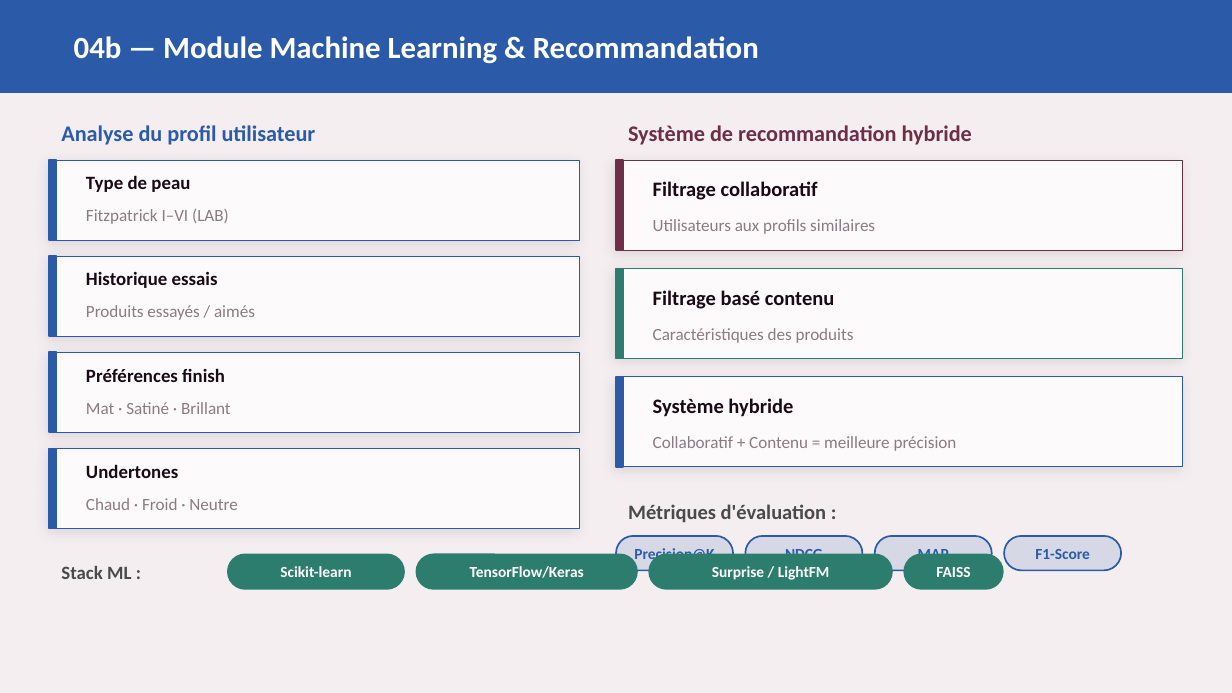
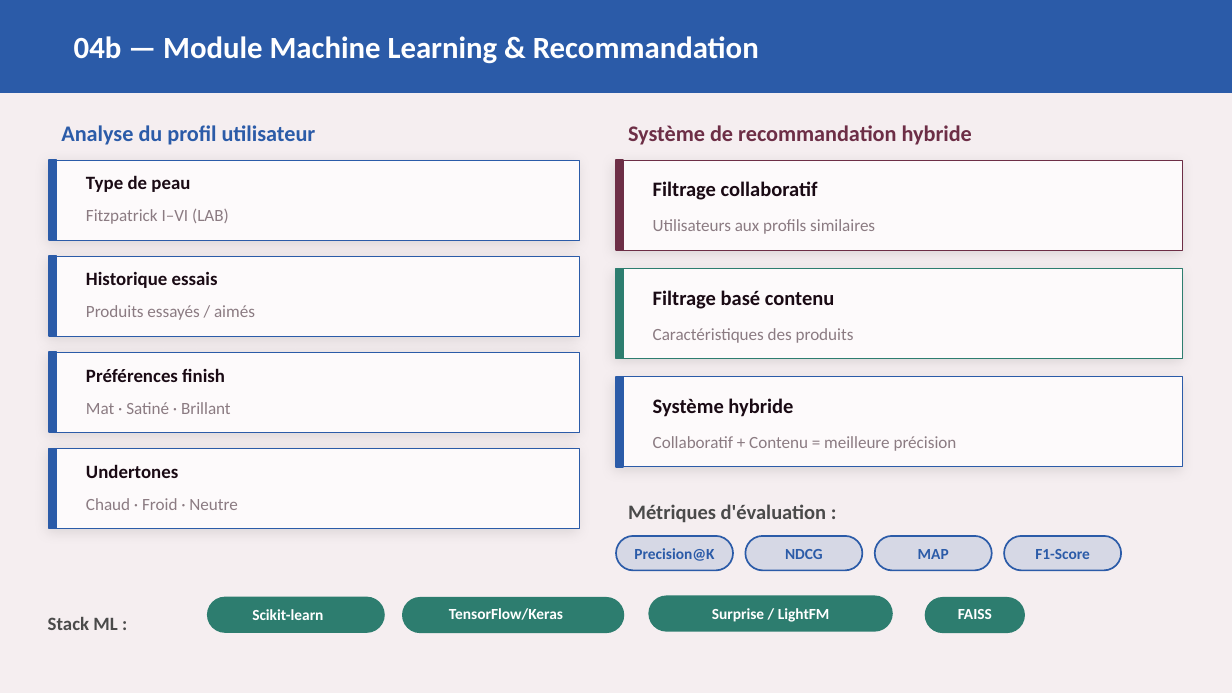
Before and after one commit to otrsiehans09/Stage_FLORMAR, a slide deck: slide 7 of PFE/PFE_Cosmetique_Presentation.pptx. Drawn at 1232x693 pixels with LibreOffice and Linux fonts; fonts in the diff are those of the drawing. Boxes give left, top, right and bottom in pixels: in the first picture for what was removed or moved away, otherwise in the second. Text is boxed around its words. In the diff, an @@ line names an element or a change of style, - is before the commit and + after.

```diff
--- a/PFE/PFE_Cosmetique_Presentation.pptx
+++ b/PFE/PFE_Cosmetique_Presentation.pptx
@@ rounded rectangle: place and size @@
-rounded rectangle at <box>228,554,404,589</box>
+rounded rectangle at <box>208,598,384,632</box>
@@ text "Scikit-learn": place and size @@
-text "Scikit-learn" at <box>280,566,351,577</box>
+text "Scikit-learn" at <box>252,609,323,620</box>
@@ rounded rectangle: place and size @@
-rounded rectangle at <box>416,554,637,589</box>
+rounded rectangle at <box>403,598,623,632</box>
@@ text "TensorFlow/Keras": place and size @@
-text "TensorFlow/Keras" at <box>470,566,584,578</box>
+text "TensorFlow/Keras" at <box>449,608,563,620</box>
@@ rounded rectangle: place and size @@
-rounded rectangle at <box>649,554,892,589</box>
+rounded rectangle at <box>649,596,892,631</box>
@@ text "Surprise / LightFM": place and size @@
-text "Surprise / LightFM" at <box>712,566,830,580</box>
+text "Surprise / LightFM" at <box>712,608,830,622</box>
@@ text "FAISS": place and size @@
-text "FAISS" at <box>936,567,970,577</box>
+text "FAISS" at <box>958,609,992,619</box>
@@ rounded rectangle: place and size @@
-rounded rectangle at <box>904,554,1003,589</box>
+rounded rectangle at <box>925,598,1024,632</box>
@@ text "Stack ML :": place and size @@
-text "Stack ML :" at <box>61,566,131,579</box>
+text "Stack ML :" at <box>48,617,117,630</box>
```
Also in this commit, not shown: 2 other slides changed, 4 other files.
